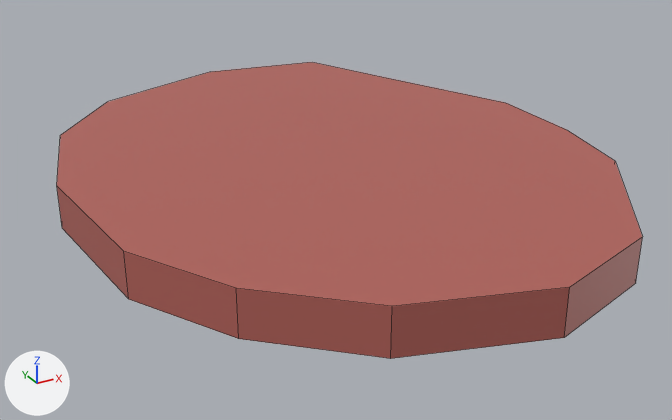
Renders of the Blender file Assets/Blender/Sausage.blend from each side of a commit.
Camera for both pictures: a camera (50 mm lens) standing at (-0.729, -1.315, 0.615) and looking at (0.019, 0.044, -0.065). Every picture has the same lights, and +X, +Y and +Z are marked at lower left. Mesh edges are drawn as thin lines.

Names of what the first picture shows: 'Sausage'.
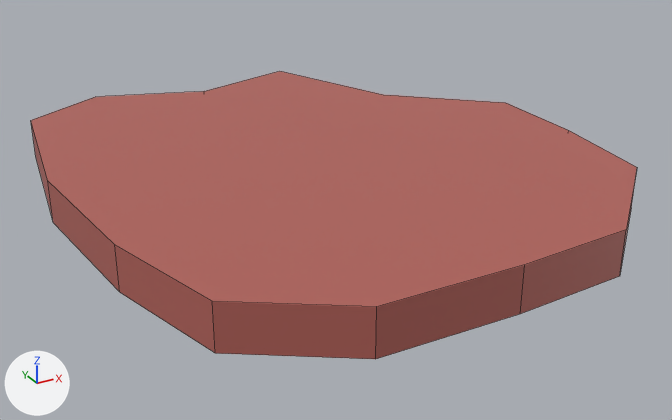
Diff of the bpy script that builds the scene:
```diff
--- a/Assets/Blender/Sausage.blend.py
+++ b/Assets/Blender/Sausage.blend.py
@@ me_cylinder @@
 # used by ob_sausage; location = (0.0, 0.0, 0.0); scale = (0.734, 0.734, 0.765)
-me_cylinder.from_pydata(...)  # 28 vertices, 16 faces; spans x -0.61..0.66, y -0.72..0.93, z -0.05..0.05
+me_cylinder.from_pydata(...)  # 28 vertices, 16 faces; spans x -0.62..0.66, y -0.61..0.83, z -0.05..0.05
+# me_cylinder part 1: 24 of 28 vertices moved; they spanned x -0.61..0.6, y -0.72..0.93, z -0.05..0.05 and now span x -0.62..0.61, y -0.61..0.83, z -0.05..0.05; mean shift (-0.04, 0.0, 0.0); largest move (0.05, 0.93, -0.05) -> (-0.05, 0.74, -0.05)
 me_cylinder.materials.append(mat_sausagematerial)
```

Pixel boxes [x1, y1, x2, y2] of what changed, in the pictures (672 x 420 px):
'Sausage', reshaped: before [57, 62, 643, 359]; after [31, 71, 637, 359]
